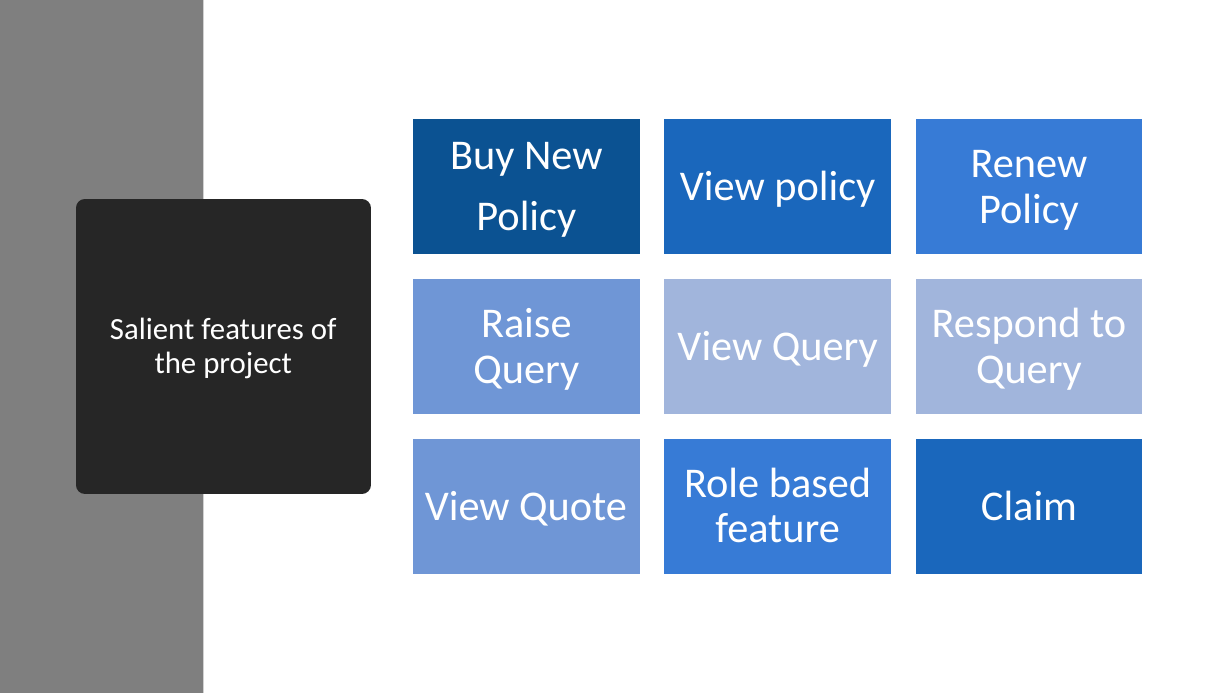
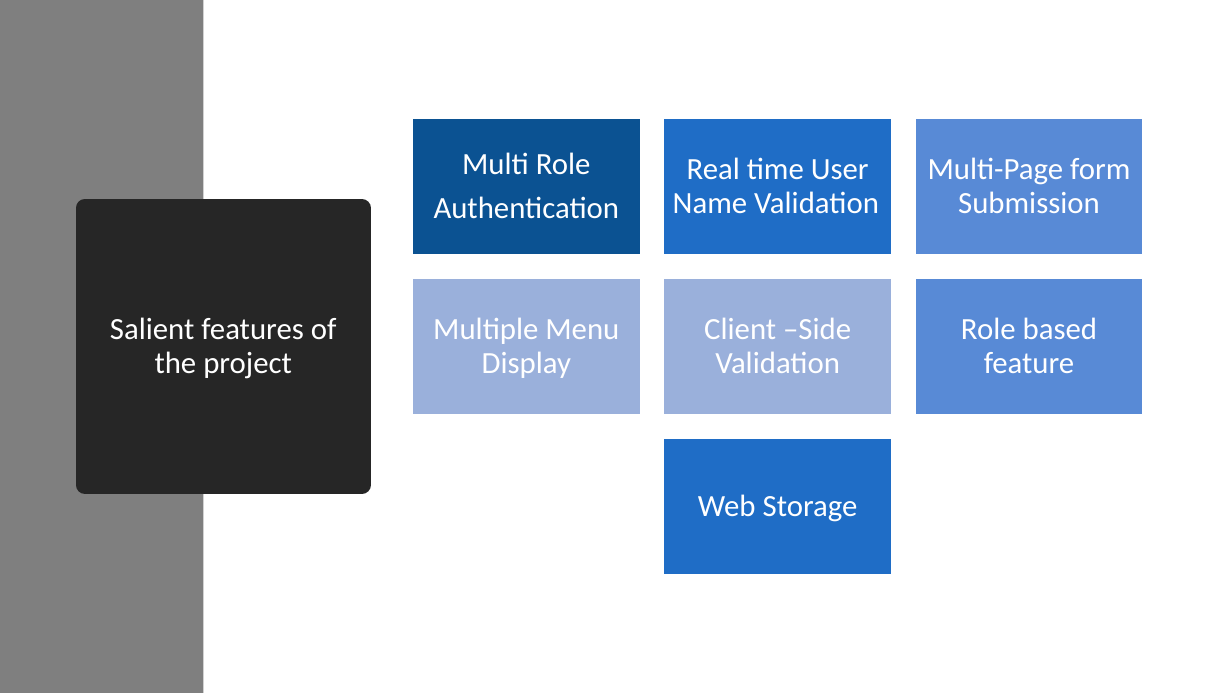
Before and after one commit to shahriteshj/InsurancePortal, a slide deck: slide 7 of Material/JP-Project-Presentation-Template.pptx. Drawn at 1232x693 pixels with LibreOffice and Linux fonts; fonts in the diff are those of the drawing. Boxes give left, top, right and bottom in pixels: in the first picture for what was removed or moved away, otherwise in the second. Text is boxed around its words. In the diff, an @@ line names an element or a change of style, - is before the commit and + after.

```diff
--- a/Material/JP-Project-Presentation-Template.pptx
+++ b/Material/JP-Project-Presentation-Template.pptx
@@ rectangle at bbox=[664, 118, 892, 255]: fill #1A67BC to #1F6DC7 @@
@@ rectangle at bbox=[915, 118, 1143, 255]: fill #387CD6 to #588BD6 @@
@@ text at bbox=[434, 152, 620, 219]: text changed; size 33 to 24 pt @@
-Buy New
-Policy
+Multi Role
+Authentication
@@ text at bbox=[673, 157, 879, 214]: text changed; size 33 to 24 pt @@
-View policy
+Real time User Name Validation
@@ text at bbox=[928, 157, 1130, 213]: text changed; size 33 to 24 pt @@
-Renew Policy
+Multi-Page form Submission
@@ rectangle at bbox=[412, 278, 640, 415]: fill #7097D6 to #9BB1DB @@
@@ rectangle at bbox=[664, 278, 892, 415]: fill #A2B5DC to #9BB1DB @@
@@ text "Role based feature": place and size @@
-text "Role based feature" at bbox=[684, 467, 871, 543]
+text "Role based feature" at bbox=[961, 317, 1097, 373]
@@ text "Role based feature" at bbox=[961, 317, 1097, 373]: size 33 to 24 pt; less space between paragraphs @@
@@ rectangle at bbox=[915, 278, 1143, 415]: fill #A2B5DC to #588BD6 @@
@@ text at bbox=[433, 317, 619, 378]: text changed; size 33 to 24 pt @@
-Raise Query
+Multiple Menu Display
@@ text at bbox=[704, 317, 851, 373]: text changed; size 33 to 24 pt @@
-View Query
+Client –Side Validation
@@ rectangle at bbox=[664, 438, 892, 575]: fill #387CD6 to #1F6DC7 @@
@@ text added at bbox=[698, 494, 858, 522], 24 pt, text #FFFFFF @@
+Web Storage
@@ group removed at bbox=[412, 308, 1143, 575]: 3 texts, 2 rectangles @@
-Respond to Query
-View Quote
-Claim
```
Also in this commit, not shown: 7 other slides changed, 1 slide added, 1 slide removed, 8 other files.
